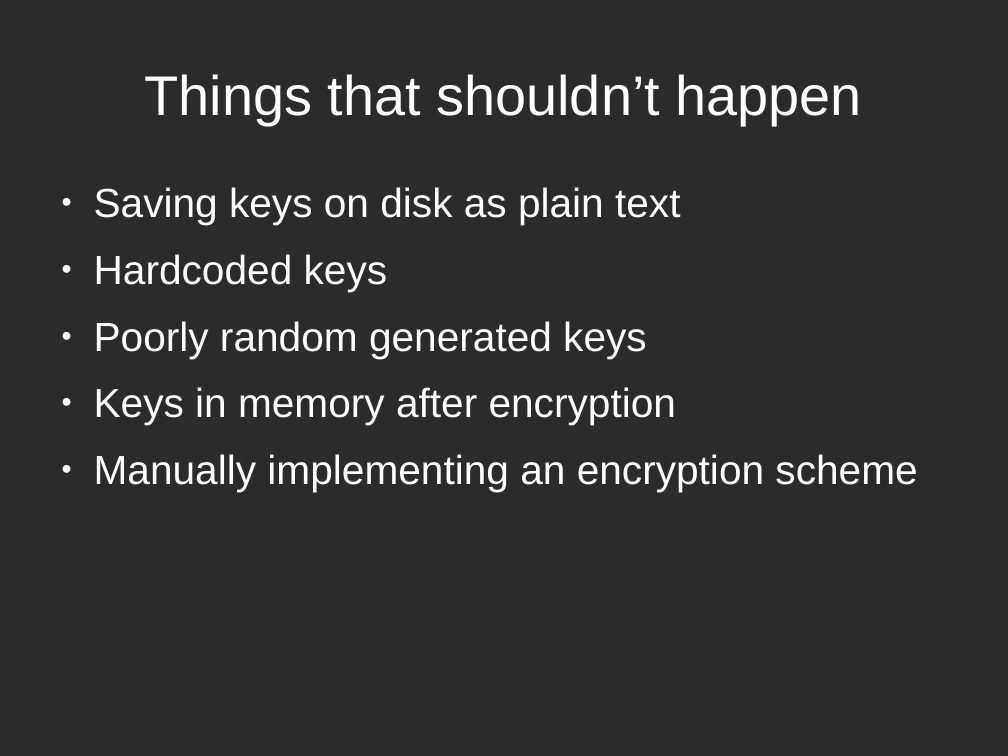
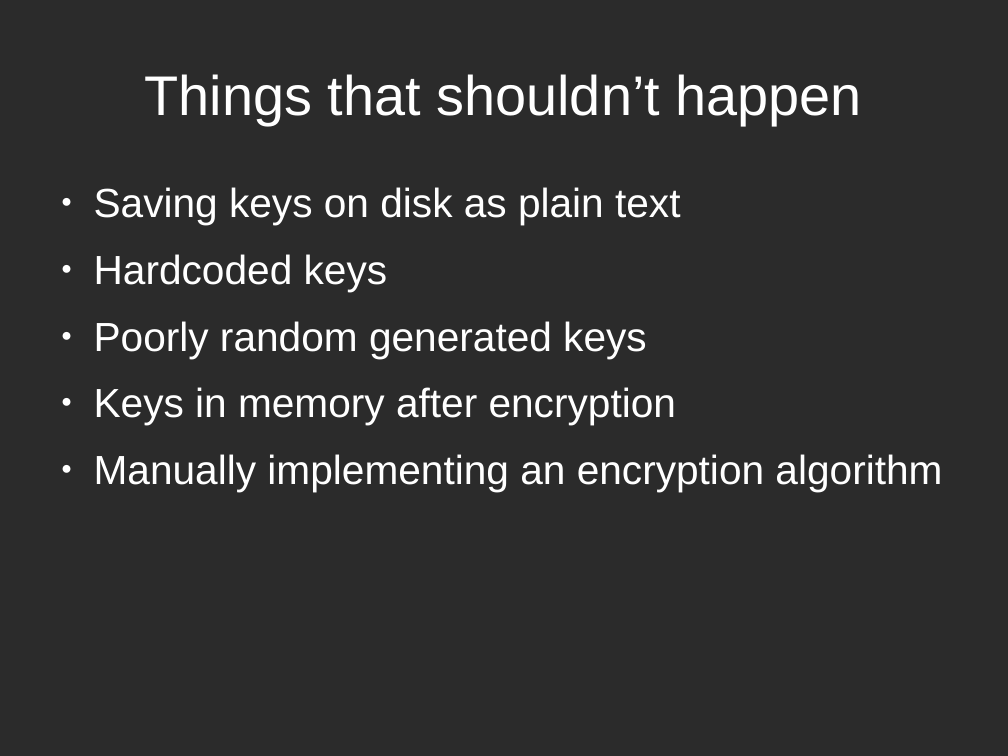
Before and after one commit to tarcisio-marinho/GonnaCry, a slide deck: slide 11 of Python/talk/na_beira_do_rio.odp. Drawn at 1008x756 pixels with LibreOffice and Linux fonts; fonts in the diff are those of the drawing; background and template pictures are left out; a plain dark background stands for a picture behind light text. Boxes give left, top, right and bottom in pixels: in the first picture for what was removed or moved away, otherwise in the second. Text is boxed around its words. In the diff, an @@ line names an element or a change of style, - is before the commit and + after.

```diff
--- a/Python/talk/na_beira_do_rio.odp
+++ b/Python/talk/na_beira_do_rio.odp
@@ text at box(94, 454, 942, 492): text changed @@
-● Manually implementing an encryption scheme
+● Manually implementing an encryption algorithm
```
Also in this commit, not shown: 1 other slide changed, 1 slide added.
